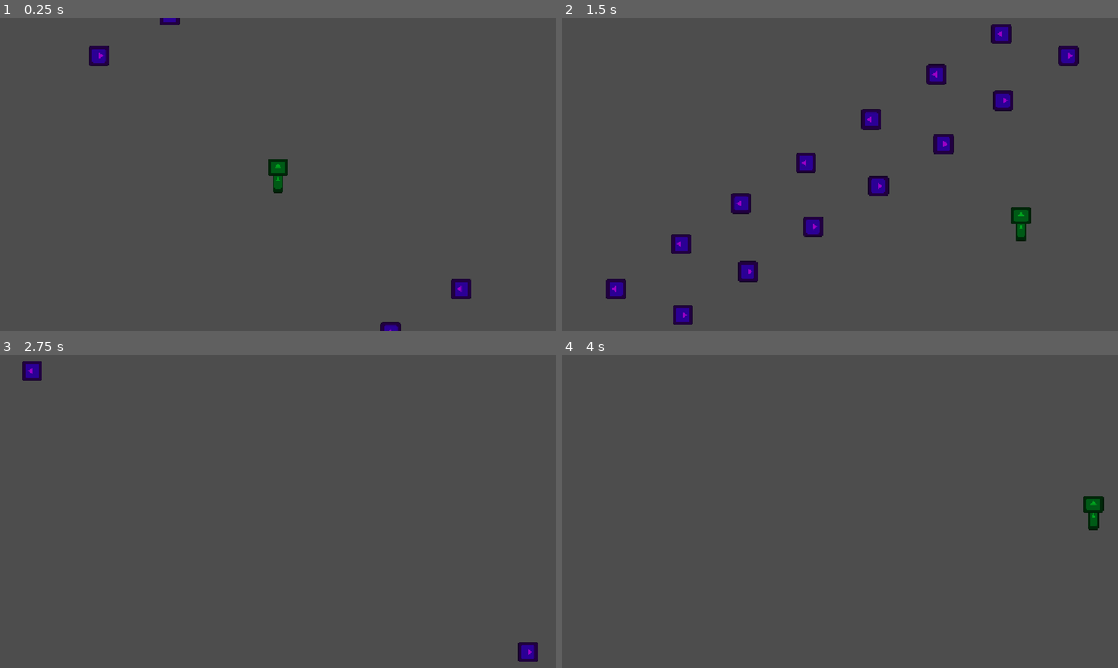
Above: before the commit, frames 1-4 (two rows, left to right).
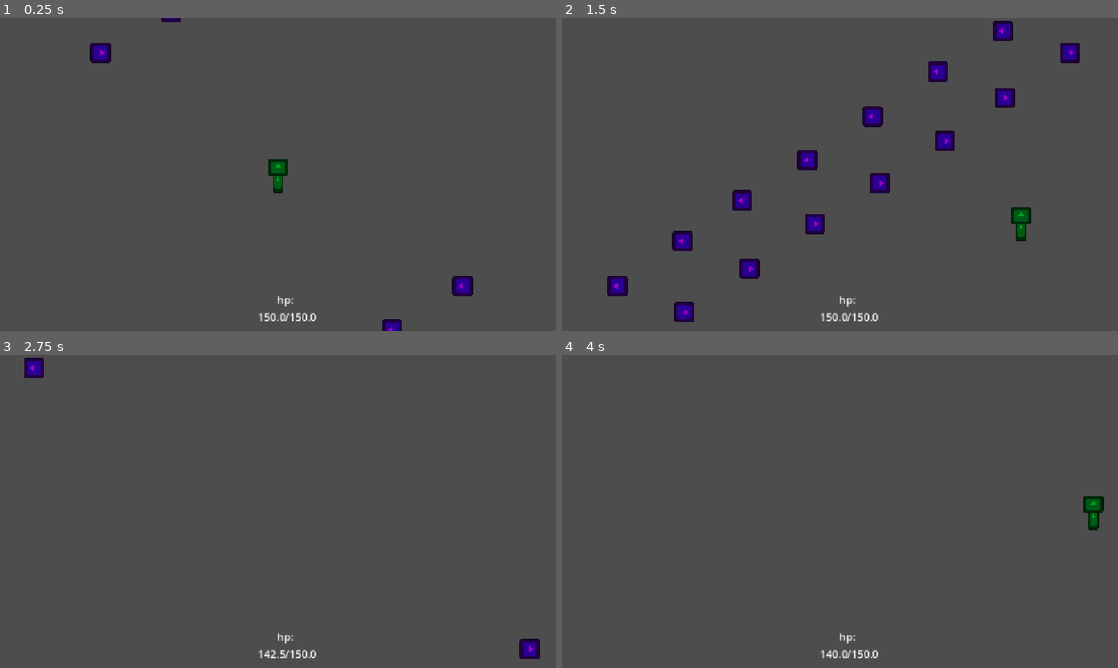
Above: after the commit, the same moments.

Repository: Sastingus/Mossful
Game: Godot game, scene res://scenes/world/world.tscn
Same seed, same stepped clock (60 frames per second), same inputs: the game is played once before the commit and once after it. The engine's default icon, where the game draws it, is replaced by a stand-in: a white triangle on a blue panel in a dark square.
Inputs:
- Up to frame 1 (0.25 s): no input
- Up to frame 2 (1.5 s): hold D (move_right) 0.53-1.28 s; hold S (move_down) from 1.28 s (still down)
- Up to frame 3 (2.75 s): release S (move_down) at 2.03 s; hold D (move_right) from 2.03 s (still down)
- Up to frame 4 (4 s): release D (move_right) at 2.78 s; hold W (move_up) 2.78-3.53 s; tap Enter at 3.5 s; hold A (move_left) from 3.53 s (still down)

The runs differ from the first frame. In frame 1, 0.8% of the frame differs, in the area x 16-86%, y 0-100%; in frame 2, 2.8%, in the area x 7-94%, y 0-98%; in frame 3, 0.6%; in frame 4, 0.2%.

Commit message:
poison/health system
-added globals and signalbus
-added hp
-added poison inflicted on hit to the player

Diff:
--- /dev/null
+++ b/bullet_patterns/!bullet_pattern.gd
@@ -0,0 +1,11 @@
+extends Node2D
+
+func _process(_delta: float) -> void:
+	if !get_children().any(is_bullet):
+		queue_free()
+
+func is_bullet(node) -> bool:
+	if node is Bullet:
+		return true
+	else:
+		return false
--- a/bullet_patterns/test_pat.tscn
+++ b/bullet_patterns/test_pat.tscn
@@ -1,8 +1,10 @@
-[gd_scene load_steps=2 format=3 uid="uid://b1xv5ev3srvft"]
+[gd_scene load_steps=3 format=3 uid="uid://b1xv5ev3srvft"]
 
+[ext_resource type="Script" uid="uid://cwng1evspobrd" path="res://bullet_patterns/!bullet_pattern.gd" id="1_3jpc2"]
 [ext_resource type="PackedScene" uid="uid://dxeirnxs8cup3" path="res://scenes/bullet/bullet.tscn" id="1_d3jed"]
 
 [node name="test_pat" type="Node2D"]
+script = ExtResource("1_3jpc2")
 
 [node name="bullet" parent="." instance=ExtResource("1_d3jed")]
 position = Vector2(0, -12)
--- a/project.godot
+++ b/project.godot
@@ -10,10 +10,20 @@
 
 [application]
 
-config/name="New Game Project"
+config/name="Mossful"
 run/main_scene="uid://d3vnnnd2fe8u"
 config/features=PackedStringArray("4.5", "Forward Plus")
 config/icon="res://icon.svg"
+
+[autoload]
+
+Globals="*res://scenes/world/globals.gd"
+SignalBus="*res://scenes/world/signal_bus.gd"
+
+[debug]
+
+gdscript/warnings/unused_variable=0
+gdscript/warnings/unused_signal=0
 
 [display]
 
@@ -59,3 +69,9 @@
 , Object(InputEventKey,"resource_local_to_scene":false,"resource_name":"","device":-1,"window_id":0,"alt_pressed":false …(183 unchanged characters)…
 ]
 }
+
+[layer_names]
+
+2d_physics/layer_1="Base"
+2d_physics/layer_2="Bullet"
+2d_physics/layer_4="Player"
--- a/scenes/bullet/bullet.gd
+++ b/scenes/bullet/bullet.gd
@@ -1,12 +1,17 @@
 extends Area2D
+class_name Bullet
 
 @export var speed: int = 225
 @export var delay: float = 0.0
+@export var spin: float = 0.0
 
 @onready var delay_timer: Timer = $DelayTimer
 @onready var collision_shape_2d: CollisionShape2D = $CollisionShape2D
 
 var bullet_spawned := false
+
+var distance_traveled : float = 0
+const DESPAWN_DISTANCE =  1500
 
 func _ready() -> void:
 	if delay != 0:
@@ -19,9 +24,17 @@
 	if bullet_spawned == true:
 		var dir : Vector2 = Vector2.RIGHT.rotated(rotation)
 		position += Vector2(dir.normalized() * speed * delta)
-
+		distance_traveled += speed * delta
+		rotation += spin/100
+		if distance_traveled > DESPAWN_DISTANCE:
+			queue_free()
 
 func spawn_bullet() -> void:
 	bullet_spawned = true
 	visible = true
 	collision_shape_2d.disabled = false
+
+
+func _on_body_entered(body: CollisionObject2D) -> void:
+	if body is CharacterBody2D:
+		SignalBus.player_poisoned.emit()
--- a/scenes/bullet/bullet.tscn
+++ b/scenes/bullet/bullet.tscn
@@ -8,6 +8,8 @@
 
 [node name="Area2D" type="Area2D"]
 visible = false
+collision_layer = 2
+collision_mask = 8
 script = ExtResource("1_83itf")
 
 [node name="Sprite2D" type="Sprite2D" parent="."]
@@ -23,4 +25,5 @@
 [node name="DelayTimer" type="Timer" parent="."]
 one_shot = true
 
+[connection signal="body_entered" from="." to="." method="_on_body_entered"]
 [connection signal="timeout" from="DelayTimer" to="." method="spawn_bullet"]
--- a/scenes/player/player.gd
+++ b/scenes/player/player.gd
@@ -1,6 +1,16 @@
 extends CharacterBody2D
 
 const SPEED = 10000
+
+var target_player_hp := 150.0
+
+@onready var poison_timer: Timer = %PoisonTimer
+@onready var poison_tick_timer: Timer = %PoisonTickTimer
+@onready var hp_label: Label = $HpLabel
+
+func _ready() -> void:
+	SignalBus.player_poisoned.connect(poisoned)
+
 
 func _physics_process(delta: float) -> void:
 	var inputDir := Vector2.ZERO
@@ -9,3 +19,24 @@
 
 	velocity = inputDir.normalized() * SPEED * delta
 	move_and_slide()
+
+func _process(_delta: float) -> void:
+	hp_label.text = "       hp:
+	"+str(Globals.player_hp)+ "/150.0"
+
+func poisoned():
+	Globals.player_poi = true
+	poison_timer.wait_time += Globals.on_hit_poi
+	if poison_timer.is_stopped():
+		poison_timer.start()
+	if poison_tick_timer.is_stopped():
+		poison_tick_timer.start()
+
+func poison_tick():
+	if Globals.player_poi:
+		Globals.player_hp -= Globals.poi_dmg
+	else:
+		poison_tick_timer.stop()
+
+func poison_end() -> void:
+	Globals.player_poi = false
--- a/scenes/player/player.tscn
+++ b/scenes/player/player.tscn
@@ -4,10 +4,12 @@
 [ext_resource type="Texture2D" uid="uid://4q335xxs2p" path="res://icon.svg" id="2_gmlin"]
 
 [sub_resource type="CapsuleShape2D" id="CapsuleShape2D_lvxji"]
-radius = 6.0
-height = 16.0
+radius = 3.0
+height = 20.0
 
 [node name="player" type="CharacterBody2D"]
+collision_layer = 9
+collision_mask = 2
 script = ExtResource("1_dovo2")
 
 [node name="CollisionShape2D" type="CollisionShape2D" parent="."]
@@ -26,3 +28,23 @@
 position = Vector2(0, 95.999985)
 scale = Vector2(0.52173656, 1.4123248)
 texture = ExtResource("2_gmlin")
+
+[node name="PoisonTimer" type="Timer" parent="."]
+unique_name_in_owner = true
+
+[node name="PoisonTickTimer" type="Timer" parent="."]
+unique_name_in_owner = true
+wait_time = 0.5
+
+[node name="HpLabel" type="Label" parent="."]
+top_level = true
+offset_left = -14.0
+offset_top = 81.0
+offset_right = 48.0
+offset_bottom = 130.0
+scale = Vector2(0.45756978, 0.45756978)
+text = "    hp:
+150/150"
+
+[connection signal="timeout" from="PoisonTimer" to="." method="poison_end"]
+[connection signal="timeout" from="PoisonTickTimer" to="." method="poison_tick"]
--- /dev/null
+++ b/scenes/world/globals.gd
@@ -0,0 +1,7 @@
+extends Node
+
+var player_hp := 150.0
+var player_poi := false
+
+var poi_dmg := 2.5
+var on_hit_poi := 1.5
--- /dev/null
+++ b/scenes/world/signal_bus.gd
@@ -0,0 +1,3 @@
+extends Node
+
+signal player_poisoned
--- a/scenes/world/world.tscn
+++ b/scenes/world/world.tscn
@@ -11,4 +11,4 @@
 zoom = Vector2(3, 3)
 
 [node name="test_pat" parent="." instance=ExtResource("2_sl2e5")]
-position = Vector2(-131, 20)
+position = Vector2(-130, 18)
Not shown, added: bullet_patterns/!bullet_pattern.gd.uid
Not shown, added: scenes/world/globals.gd.uid
Not shown, added: scenes/world/signal_bus.gd.uid
